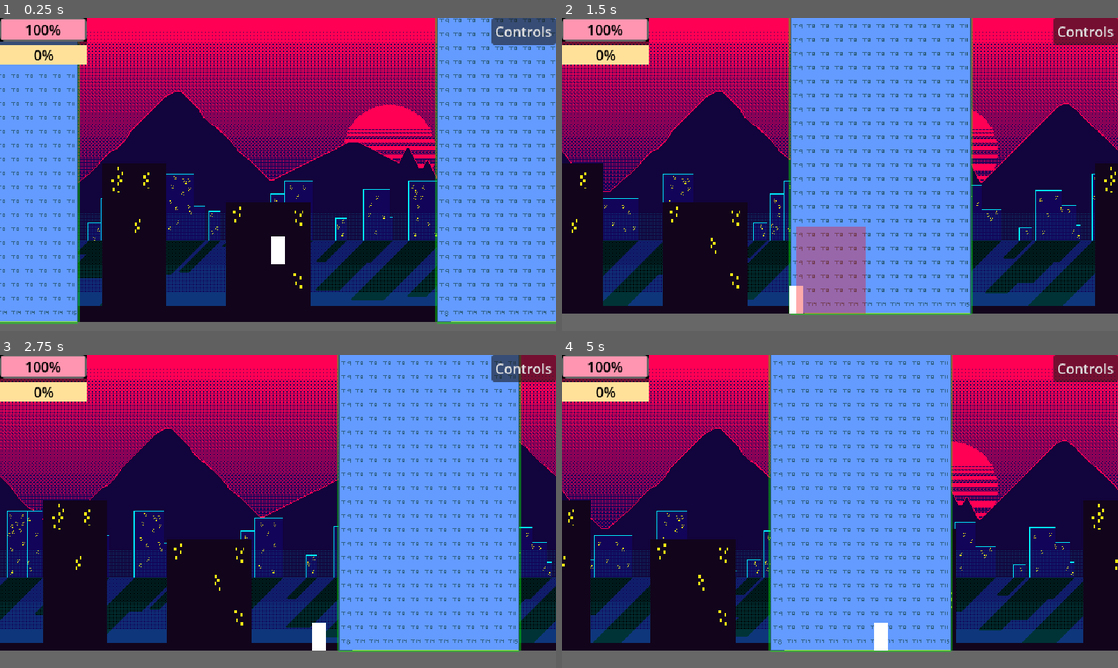
Above: before the commit, frames 1-4 (two rows, left to right).
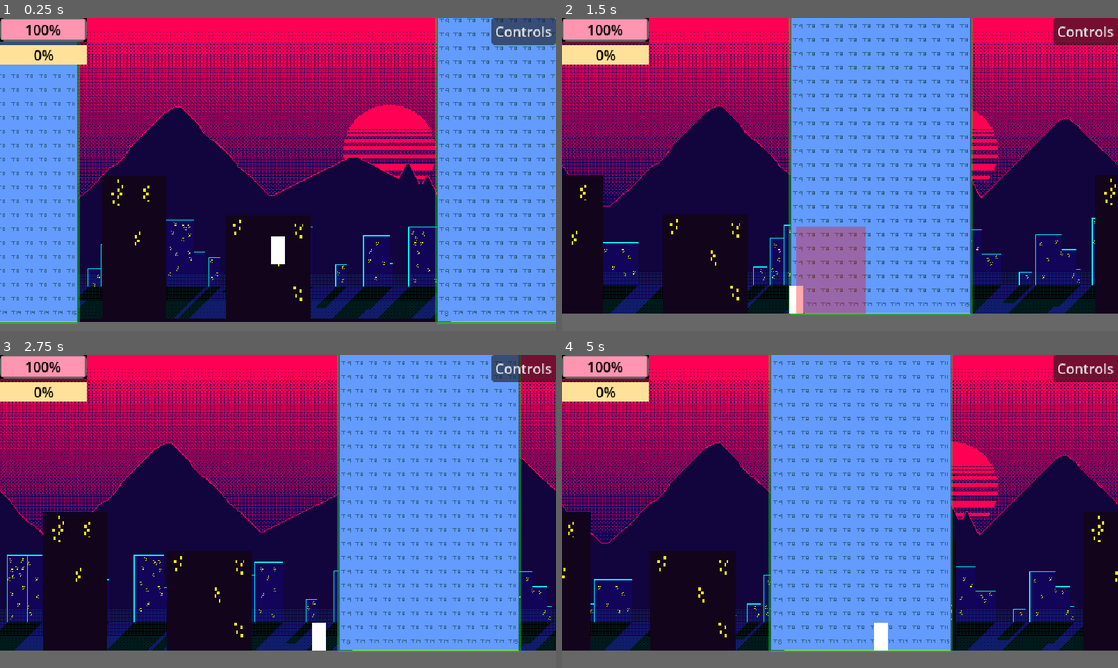
Above: after the commit, the same moments.

Repository: pkfiyah/hangry
Game: Godot game, scene res://levels/prototype.tscn
Two runs of this game, one before a commit and one after it. Both use one fixed random seed, a clock stepped at 60 frames per second and the inputs below.
Inputs:
- Up to frame 1 (0.25 s): no input
- Up to frame 2 (1.5 s): tap Enter (ui_accept) at 0.5, 0.6, 0.77, 1.07 s; hold Right (ui_right) from 0.53 s (still down); tap Z at 1.35 s
- Up to frame 3 (2.75 s): tap Enter (ui_accept) at 1.52, 1.55, 1.82, 2.1 s; release Right (ui_right) at 2.03 s; hold Left (ui_left) from 2.03 s (still down)
- Up to frame 4 (5 s): release Left (ui_left) at 2.78 s; hold Right (ui_right) 2.78-4.28 s; tap Z at 2.85, 4.35 s; tap Enter (ui_accept) at 3.02, 3.05, 3.32, 3.6, 3.77, 4.07, 4.52, 4.55, 4.82 s; hold Left (ui_left) from 4.28 s (still down)

The runs differ from the first frame. In frame 1, 17% of the frame differs, in the area x 14-79%, y 23-96%; in frame 2, 16%; in frame 3, 16%; in frame 4, 16%.

Commit message:
adjustments to state change for player, helo AI adjustments

Diff:
--- a/entities/player/kaiju.gd
+++ b/entities/player/kaiju.gd
@@ -21,6 +21,8 @@
 var max_health: int = 100
 var invulnerable_timer: float = 0.0
 
+var state_change_cooldown_timer: float = 0.0
+
 var current_exp: int = 0
 var level: int = 1
 var exp_to_next_level: int = 100
@@ -32,6 +34,12 @@
 func _ready():
 	pass
 
+func _change_state(new_state:State):
+	if state_change_cooldown_timer <= 0.0:
+		current_state = new_state
+		state_change_cooldown_timer = 0.3;
+
+
 func _physics_process(delta):
 	if invulnerable_timer > 0:
 		invulnerable_timer -= delta
@@ -39,6 +47,9 @@
 		visible = fmod(invulnerable_timer, 0.2) > 0.1
 	else:
 		visible = true
+
+	if state_change_cooldown_timer > 0:
+		state_change_cooldown_timer -= delta
 
 	match current_state:
 		State.NORMAL:
@@ -103,11 +114,11 @@
 	var vert_direction = Input.get_axis("ui_up", "ui_down")
 	if vert_direction != 0:
 		if left_ray.is_colliding():
-			current_state = State.CLIMBING
+			_change_state(State.CLIMBING)
 			velocity = Vector2.ZERO
 			global_position.x = left_ray.get_collision_point().x + player_area.shape.get_rect().size.x/2
 		elif right_ray.is_colliding():
-			current_state = State.CLIMBING
+			_change_state(State.CLIMBING)
 			velocity = Vector2.ZERO
 			global_position.x = right_ray.get_collision_point().x - player_area.shape.get_rect().size.x/2
 
@@ -142,7 +153,7 @@
 		wall_direction = 1  # Wall is to our right
 	else:
 		# We've climbed past the top or bottom of the building
-		current_state = State.NORMAL
+		_change_state(State.NORMAL)
 		return
 
 	# Vertical movement (ui_up is negative, ui_down is positive)
@@ -159,11 +170,12 @@
 		velocity.y = JUMP_VELOCITY
 		# Jump in opposite direction of the wall
 		velocity.x = -wall_direction * SPEED
-		current_state = State.NORMAL
+		_change_state(State.NORMAL)
+
 	elif (wall_direction == -1 and horiz_direction > 0) or \
 		 (wall_direction == 1 and horiz_direction < 0):
 		# Detach by pressing away from the wall
-		current_state = State.NORMAL
+		_change_state(State.NORMAL)
 
 	# Attack while climbing (optional, but fun!)
 	if attack_timer > 0:
--- a/entities/vehicles/helo.gd
+++ b/entities/vehicles/helo.gd
@@ -1,9 +1,12 @@
 extends Enemy
 class_name HeloEnemy
 
-@export var min_distance_to_player: float = 200.0
+@export var min_distance_to_player: float = 120.0
 @export var float_speed: float = 100.0
 @export var vertical_follow_speed: float = 50.0
+@export var max_tilt_angle: float = 15.0 # Degrees to tilt when moving
+@export var tilt_speed: float = 5.0 # Degrees to tilt when moving
+
 
 var target_node: Node2D
 
@@ -26,13 +29,15 @@
 
 	var to_player = target_node.global_position - global_position
 
-	# Horizontal movement: Approach if further than min_distance
+	# Horizontal movement: Approach if further than min_distance, Retreat otherwise
 	var move_x = 0.0
 	if abs(to_player.x) > min_distance_to_player:
 		move_x = sign(to_player.x) * float_speed
+	elif abs(to_player.x) < min_distance_to_player - 40.0:
+		move_x = -1 * sign(to_player.x) * float_speed;
 
 	# Vertical movement: Try to stay slightly above the player
-	var target_y = target_node.global_position.y - 150.0
+	var target_y = target_node.global_position.y - 80.0
 	var move_y = 0.0
 	if abs(global_position.y - target_y) > 10.0:
 		move_y = sign(target_y - global_position.y) * vertical_follow_speed
@@ -45,4 +50,11 @@
 	if is_instance_valid(visual):
 		visual.flip_h = direction < 0
 
+		# Tilt based on horizontal movement
+		var target_rotation = 0.0
+		if move_x != 0:
+			target_rotation = sign(move_x) * deg_to_rad(max_tilt_angle)
+
+		visual.rotation = lerp(visual.rotation, target_rotation, tilt_speed * delta)
+
 	# (TODO) Shooting logic will go here
--- a/entities/vehicles/helo.tscn
+++ b/entities/vehicles/helo.tscn
@@ -28,7 +28,10 @@
 "speed": 15.0
 }]
 
+[sub_resource type="RectangleShape2D" id="RectangleShape2D_04r2t"]
+
 [node name="Helo" type="CharacterBody2D"]
+collision_layer = 8
 script = ExtResource("1_7gfnj")
 stats = ExtResource("2_04r2t")
 
@@ -45,3 +48,6 @@
 
 [node name="VisibleOnScreenNotifier2D" type="VisibleOnScreenNotifier2D" parent="."]
 rect = Rect2(-200, -220, 400, 400)
+
+[node name="CollisionShape2D" type="CollisionShape2D" parent="."]
+shape = SubResource("RectangleShape2D_04r2t")
--- a/sprites/backgrounds/parallax_background.tscn
+++ b/sprites/backgrounds/parallax_background.tscn
@@ -19,7 +19,7 @@
 centered = false
 
 [node name="Mountains" type="ParallaxLayer" parent="."]
-motion_scale = Vector2(0.1, 0)
+motion_scale = Vector2(0.1, 0.05)
 motion_mirroring = Vector2(640, 0)
 
 [node name="Sprite2D" type="Sprite2D" parent="Mountains"]
@@ -29,7 +29,7 @@
 
 [node name="FarHaze" type="ParallaxLayer" parent="."]
 visible = false
-motion_scale = Vector2(0.4, 0)
+motion_scale = Vector2(0.4, 0.1)
 motion_mirroring = Vector2(640, 0)
 
 [node name="Sprite2D" type="Sprite2D" parent="FarHaze"]
@@ -38,7 +38,7 @@
 centered = false
 
 [node name="FarMetro" type="ParallaxLayer" parent="."]
-motion_scale = Vector2(0.3, 0)
+motion_scale = Vector2(0.3, 0.15)
 motion_mirroring = Vector2(640, 0)
 
 [node name="Sprite2D" type="Sprite2D" parent="FarMetro"]
@@ -47,7 +47,7 @@
 centered = false
 
 [node name="MidHaze" type="ParallaxLayer" parent="."]
-motion_scale = Vector2(0, 0)
+motion_scale = Vector2(0, 0.2)
 motion_mirroring = Vector2(640, 0)
 
 [node name="Sprite2D" type="Sprite2D" parent="MidHaze"]
@@ -56,7 +56,8 @@
 centered = false
 
 [node name="MidMetro" type="ParallaxLayer" parent="."]
-motion_scale = Vector2(0.6, 0)
+motion_scale = Vector2(0.6, 0.1)
+motion_offset = Vector2(0, -20)
 motion_mirroring = Vector2(640, 0)
 
 [node name="Sprite2D" type="Sprite2D" parent="MidMetro"]
Not shown: 1 places in entities/vehicles/helo.tscn that only renumber resources
